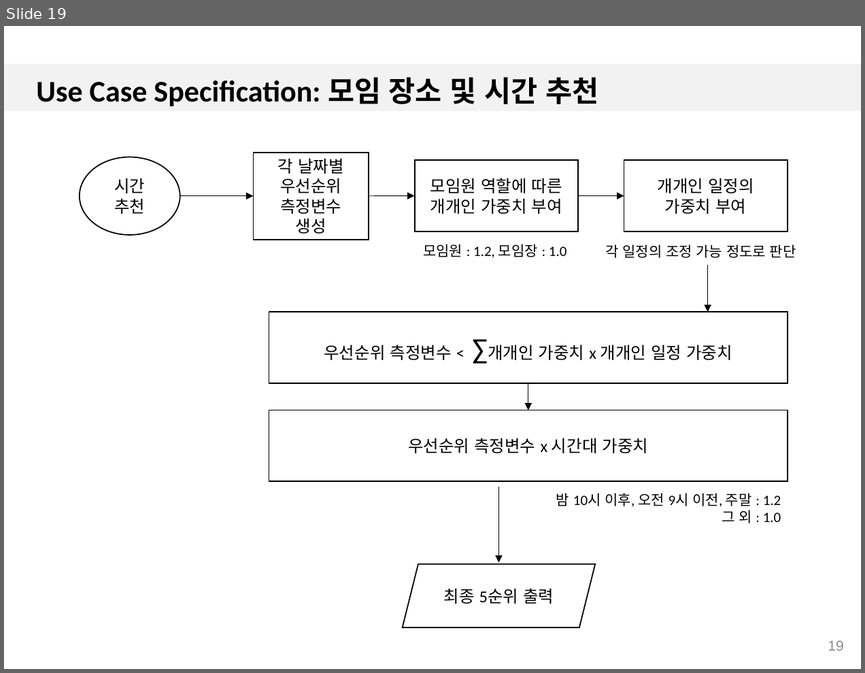
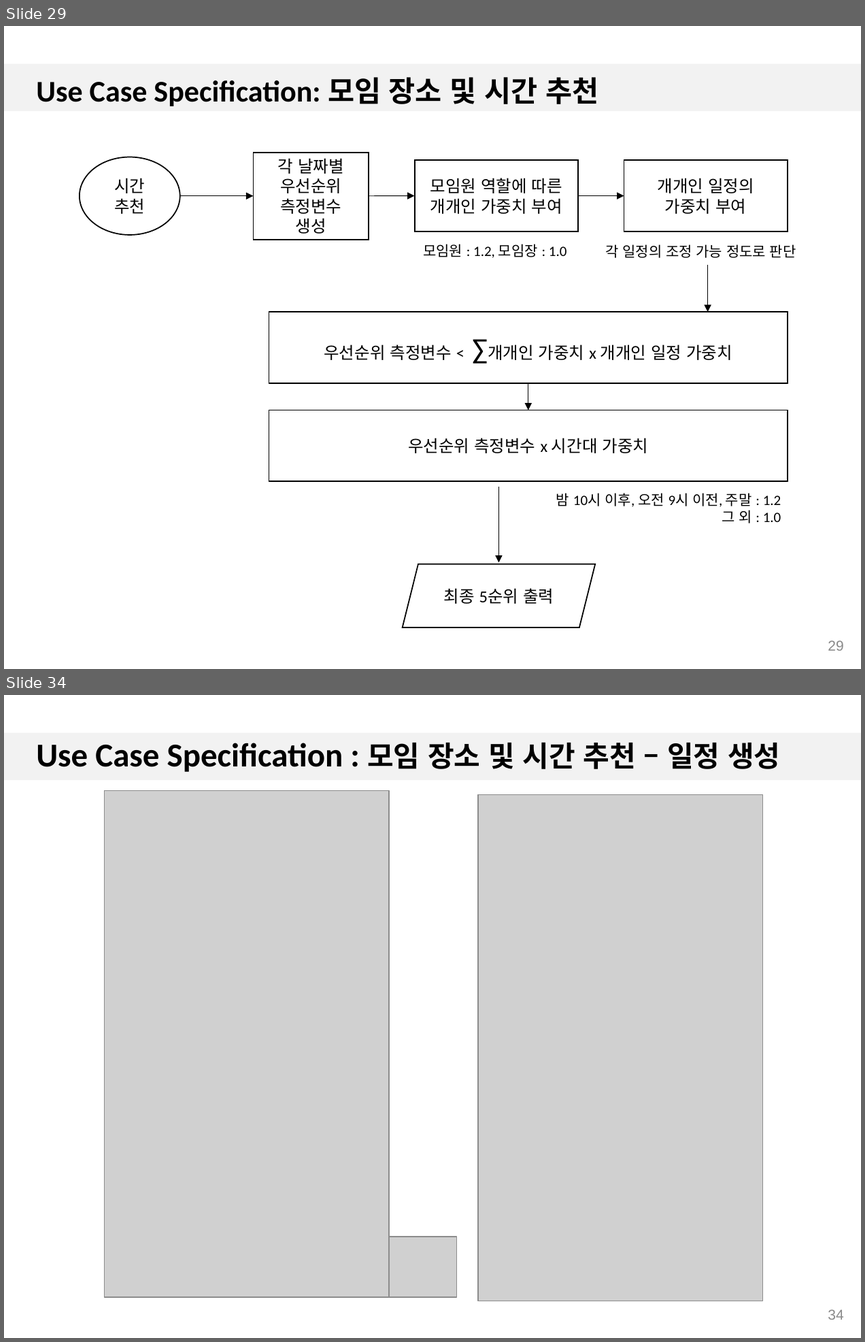
Before and after one commit to 7hong13/FillingGood, a slide deck: SRS/1.3/4팀_일정추천앱_UC_Spec_1.3.pptx. Shown one above the other, each under a label of ours: slide 19 before the commit, slides 29 and 34 after it; the slides between them are not shown. The pictures are 865x673 and 865x1342 pixels, drawn with LibreOffice and Linux fonts; fonts in the diff are those of the drawing; grey boxes stand for pictures; background and template pictures are left out. Boxes give left, top, right and bottom in pixels: in the first picture for what was removed or moved away, otherwise in the second. Text is boxed around its words. In the diff, an @@ line names an element or a change of style, - is before the commit and + after.

```diff
--- a/SRS/1.3/4팀_일정추천앱_UC_Spec_1.3.pptx
+++ b/SRS/1.3/4팀_일정추천앱_UC_Spec_1.3.pptx
@@ slide 34 added at (4, 695, 861, 1338), background #FFFFFF; not listed: 1 template element that a slide beside it also shows @@
@@ title added at (36, 742, 780, 772), 28 pt, text #000000, bold @@
+Use Case Specification : 모임 장소 및 시간 추천 – 일정 생성
@@ picture added at (104, 791, 389, 1297) @@
@@ picture added at (478, 794, 762, 1301) @@
@@ picture added at (389, 1236, 456, 1297) @@
@@ page number added at (827, 1309, 843, 1319), 12 pt, text #898989 @@
+34
@@ what was slide 19 is now slide 29 @@
@@ page number at (827, 640, 843, 650): text changed @@
-19
+29
```
Also in this commit, not shown: 26 slides changed, 14 other slides added, 6 other files.
